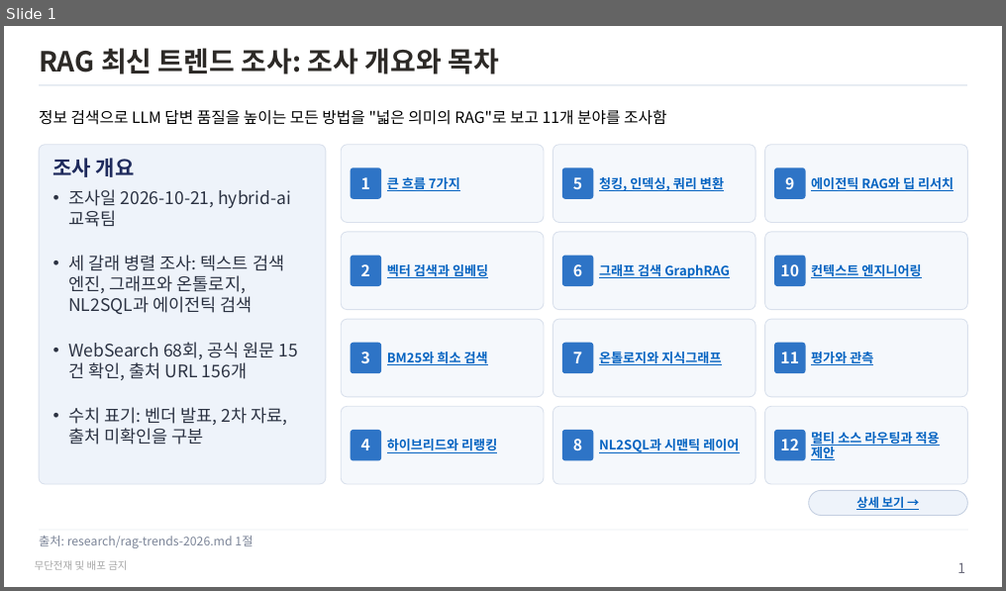
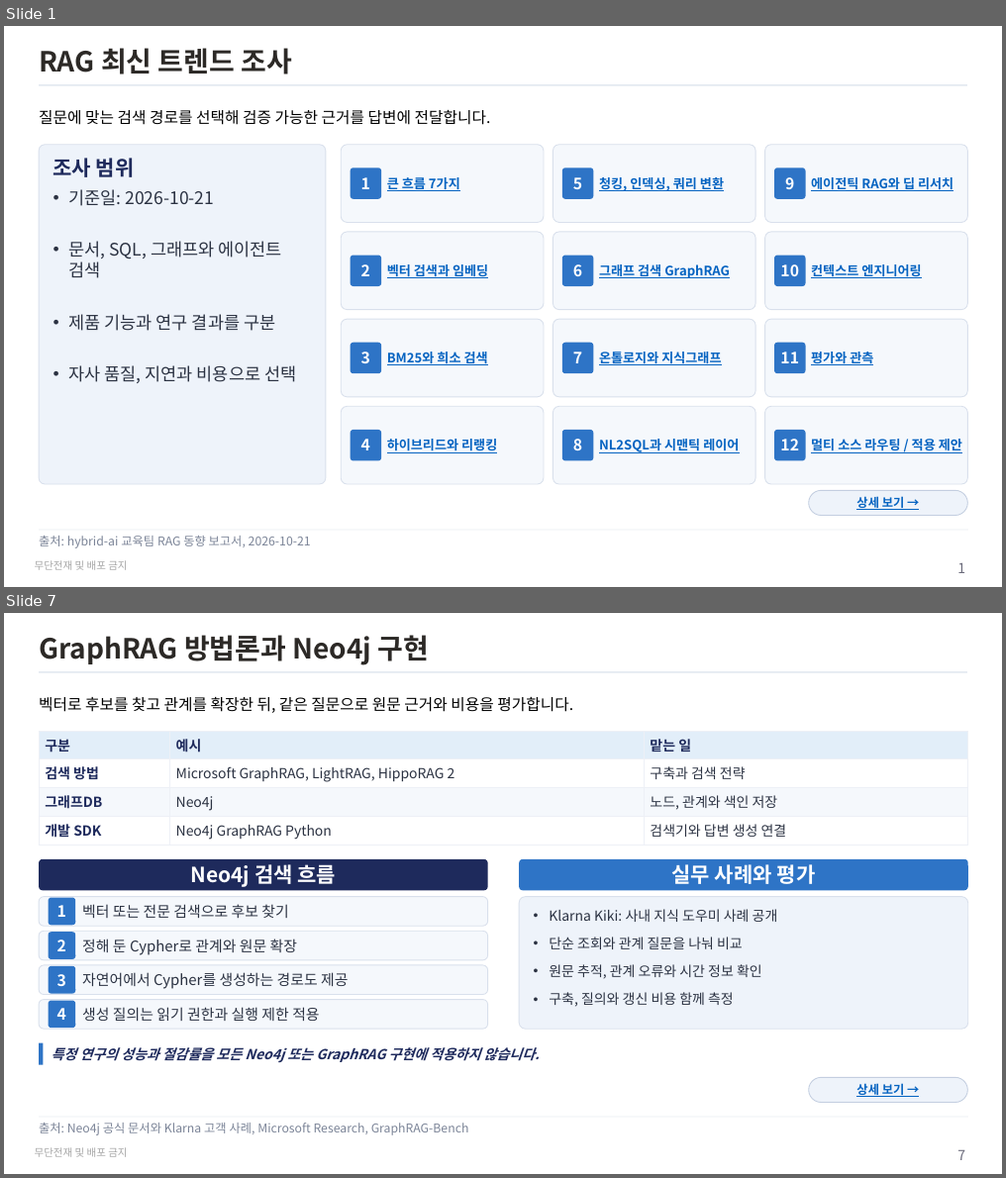
Before and after one commit to unicorn-campus/hybrid-ai, a slide deck: research/rag-trends-2026.pptx. Shown one above the other, each under a label of ours: slide 1 before the commit, slides 1 and 7 after it; the slides between them are not shown. The pictures are 1006x591 and 1006x1178 pixels, drawn with LibreOffice and Linux fonts; fonts in the diff are those of the drawing. Boxes give left, top, right and bottom in pixels: in the first picture for what was removed or moved away, otherwise in the second. Text is boxed around its words. In the diff, an @@ line names an element or a change of style, - is before the commit and + after.

Commit message:
RAG 동향 재검토와 Neo4j 및 Cohere 보완 내용을 PPT에 반영

```diff
--- a/research/rag-trends-2026.pptx
+++ b/research/rag-trends-2026.pptx
@@ slide 7 added at (x1=4, y1=613, x2=1002, y2=1174), background #FFFFFF; not listed: 2 template elements that a slide beside it also shows @@
@@ title added at (x1=39, y1=635, x2=430, y2=665), 32 pt, text #2C2926, bold @@
+GraphRAG 방법론과 Neo4j 구현
@@ text added at (x1=39, y1=697, x2=573, y2=713), 18 pt, text #000000 @@
+벡터로 후보를 찾고 관계를 확장한 뒤, 같은 질문으로 원문 근거와 비용을 평가합니다.
@@ table added at (x1=39, y1=732, x2=968, y2=844), 4 rows, 3 columns @@
+구분 | 예시 | 맡는 일
+검색 방법 | Microsoft GraphRAG, LightRAG, HippoRAG 2 | 구축과 검색 전략
+그래프DB | Neo4j | 노드, 관계와 색인 저장
+개발 SDK | Neo4j GraphRAG Python | 검색기와 답변 생성 연결
@@ rounded rectangle added at (x1=39, y1=860, x2=488, y2=890), fill #1E2A5C @@
@@ text added at (x1=191, y1=864, x2=337, y2=887), 24 pt, text #FFFFFF, bold @@
+Neo4j 검색 흐름
@@ rounded rectangle added at (x1=519, y1=860, x2=968, y2=890), fill #2E74C6 @@
@@ text added at (x1=672, y1=864, x2=816, y2=884), 24 pt, text #FFFFFF, bold @@
+실무 사례와 평가
@@ rounded rectangle added at (x1=39, y1=897, x2=488, y2=926), fill #F5F8FC, outline #D9E0EC 1 pt @@
@@ rounded rectangle added at (x1=49, y1=898, x2=75, y2=926), fill #2E74C6 @@
@@ text added at (x1=57, y1=905, x2=66, y2=917), 18 pt, text #FFFFFF, bold @@
+1
@@ text added at (x1=82, y1=904, x2=288, y2=918), 17 pt, text #2B3242 @@
+벡터 또는 전문 검색으로 후보 찾기
@@ rounded rectangle added at (x1=519, y1=897, x2=968, y2=1029), fill #EEF3FA, outline #D9E0EC 1 pt, 16 pt, text #2B3242 @@
+• Klarna Kiki: 사내 지식 도우미 사례 공개
+• 단순 조회와 관계 질문을 나눠 비교
+• 원문 추적, 관계 오류와 시간 정보 확인
+• 구축, 질의와 갱신 비용 함께 측정
@@ rounded rectangle added at (x1=39, y1=931, x2=488, y2=960), fill #F5F8FC, outline #D9E0EC 1 pt @@
@@ rounded rectangle added at (x1=49, y1=933, x2=75, y2=959), fill #2E74C6 @@
@@ text added at (x1=82, y1=939, x2=297, y2=956), 17 pt, text #2B3242 @@
+정해 둔 Cypher로 관계와 원문 확장
@@ rounded rectangle added at (x1=39, y1=965, x2=488, y2=995), fill #F5F8FC, outline #D9E0EC 1 pt @@
@@ rounded rectangle added at (x1=49, y1=966, x2=75, y2=994), fill #2E74C6 @@
@@ text added at (x1=57, y1=940, x2=66, y2=952), 18 pt, text #FFFFFF, bold @@
+2
@@ text added at (x1=57, y1=974, x2=66, y2=986), 18 pt, text #FFFFFF, bold @@
+3
@@ text added at (x1=82, y1=972, x2=348, y2=989), 17 pt, text #2B3242 @@
+자연어에서 Cypher를 생성하는 경로도 제공
@@ rounded rectangle added at (x1=39, y1=1000, x2=488, y2=1029), fill #F5F8FC, outline #D9E0EC 1 pt @@
@@ rounded rectangle added at (x1=49, y1=1000, x2=75, y2=1028), fill #2E74C6 @@
@@ text added at (x1=57, y1=1008, x2=66, y2=1020), 18 pt, text #FFFFFF, bold @@
+4
@@ text added at (x1=82, y1=1007, x2=319, y2=1021), 17 pt, text #2B3242 @@
+생성 질의는 읽기 권한과 실행 제한 적용
@@ rectangle added at (x1=39, y1=1044, x2=44, y2=1065), fill #2E74C6 @@
@@ text added at (x1=52, y1=1048, x2=540, y2=1062), 16 pt, text #1E2A5C, bold, italic @@
+특정 연구의 성능과 절감률을 모든 Neo4j 또는 GraphRAG 구현에 적용하지 않습니다.
@@ rounded rectangle added at (x1=809, y1=1077, x2=967, y2=1103), fill #EEF3FA, outline #C3CEE0 1 pt @@
@@ text added at (x1=856, y1=1083, x2=905, y2=1097), 14 pt, text #0563C1, bold, underline @@
+상세 보기 →
@@ line added from (39, 1117) to (968, 1117), #E9ECF3 1 pt @@
@@ text added at (x1=39, y1=1123, x2=469, y2=1136), 14 pt, text #7C8598 @@
+출처: Neo4j 공식 문서와 Klarna 고객 사례, Microsoft Research, GraphRAG-Bench
@@ page number added at (x1=957, y1=1151, x2=965, y2=1160), 16 pt, text #6B6B7B @@
+7
@@ slide 1 changed as well @@
@@ title at (x1=39, y1=48, x2=293, y2=75): text changed @@
-RAG 최신 트렌드 조사: 조사 개요와 목차
+RAG 최신 트렌드 조사
@@ text at (x1=39, y1=110, x2=491, y2=125): text changed @@
-정보 검색으로 LLM 답변 품질을 높이는 모든 방법을 "넓은 의미의 RAG"로 보고 11개 분야를 조사함
+질문에 맞는 검색 경로를 선택해 검증 가능한 근거를 답변에 전달합니다.
@@ text in rounded rectangle at (x1=54, y1=158, x2=296, y2=383): text changed @@
-조사 개요
-• 조사일 2026-10-21, hybrid-ai 교육팀
-• 세 갈래 병렬 조사: 텍스트 검색 엔진, 그래프와 온톨로지, NL2SQL과 에이전틱 검색
-• WebSearch 68회, 공식 원문 15건 확인, 출처 URL 156개
-• 수치 표기: 벤더 발표, 2차 자료, 출처 미확인을 구분
+조사 범위
+• 기준일: 2026-10-21
+• 문서, SQL, 그래프와 에이전트 검색
+• 제품 기능과 연구 결과를 구분
+• 자사 품질, 지연과 비용으로 선택
@@ text at (x1=811, y1=439, x2=962, y2=454): text changed @@
-멀티 소스 라우팅과 적용 제안
+멀티 소스 라우팅 / 적용 제안
@@ text at (x1=39, y1=536, x2=311, y2=549): text changed @@
-출처: research/rag-trends-2026.md 1절
+출처: hybrid-ai 교육팀 RAG 동향 보고서, 2026-10-21
```
Also in this commit, not shown: 12 other slides changed, 1 slide removed, 2 other files.
